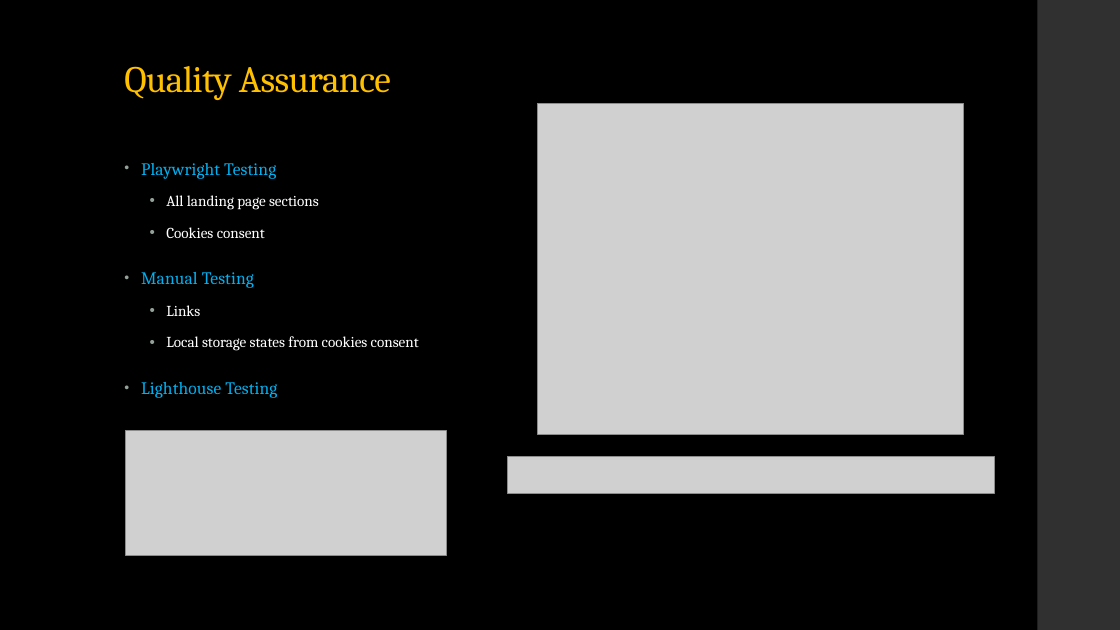
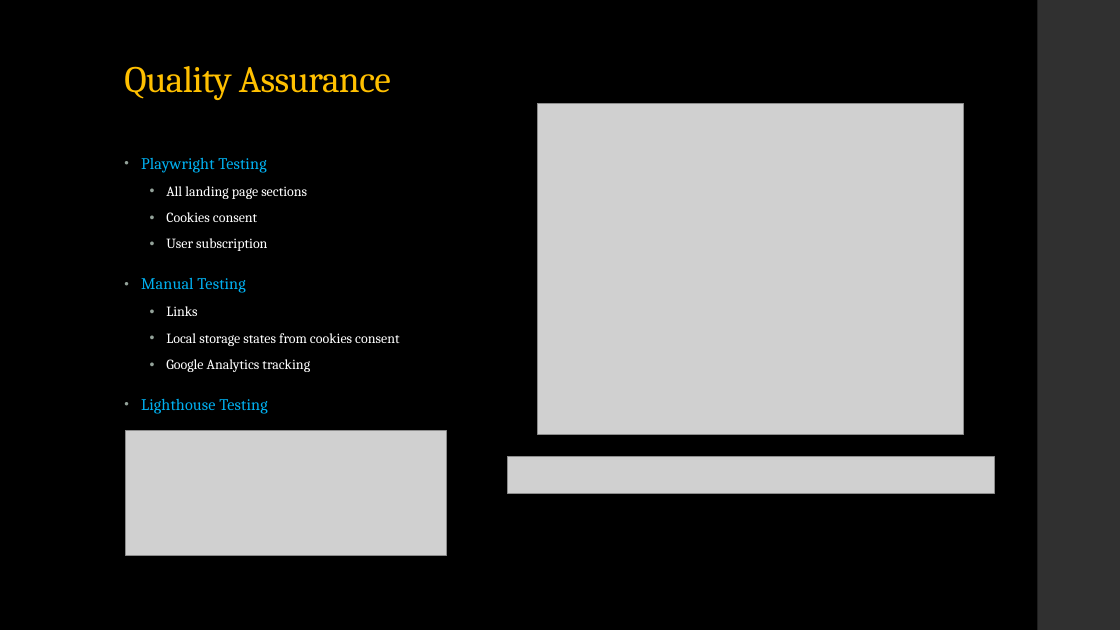
Before and after one commit to Tbyrne22/deli_final_project, a slide deck: slide 10 of IS601_Expeditions-deli.pptx. Drawn at 1120x630 pixels with LibreOffice and Linux fonts; fonts in the diff are those of the drawing; grey boxes stand for pictures. Boxes give left, top, right and bottom in pixels: in the first picture for what was removed or moved away, otherwise in the second. Text is boxed around its words. In the diff, an @@ line names an element or a change of style, - is before the commit and + after.

```diff
--- a/IS601_Expeditions-deli.pptx
+++ b/IS601_Expeditions-deli.pptx
@@ text at <box>141,157,399,414</box>: size 15 to 13.9 pt in "Playwright Testing", "Manual Testing", "Lighthouse Testing"; size 13 to 12 pt in "All landing page sections", "Cookies consent", "Links", "Local storage states from cookies consent"; line spacing 1.14 to 0.94 @@
@@ text at <box>166,238,267,251</box>: paragraph added @@
+  • User subscription
@@ text at <box>166,359,310,372</box>: paragraph added @@
+  • Google Analytics tracking
```
Also in this commit, not shown: 2 other slides changed.
